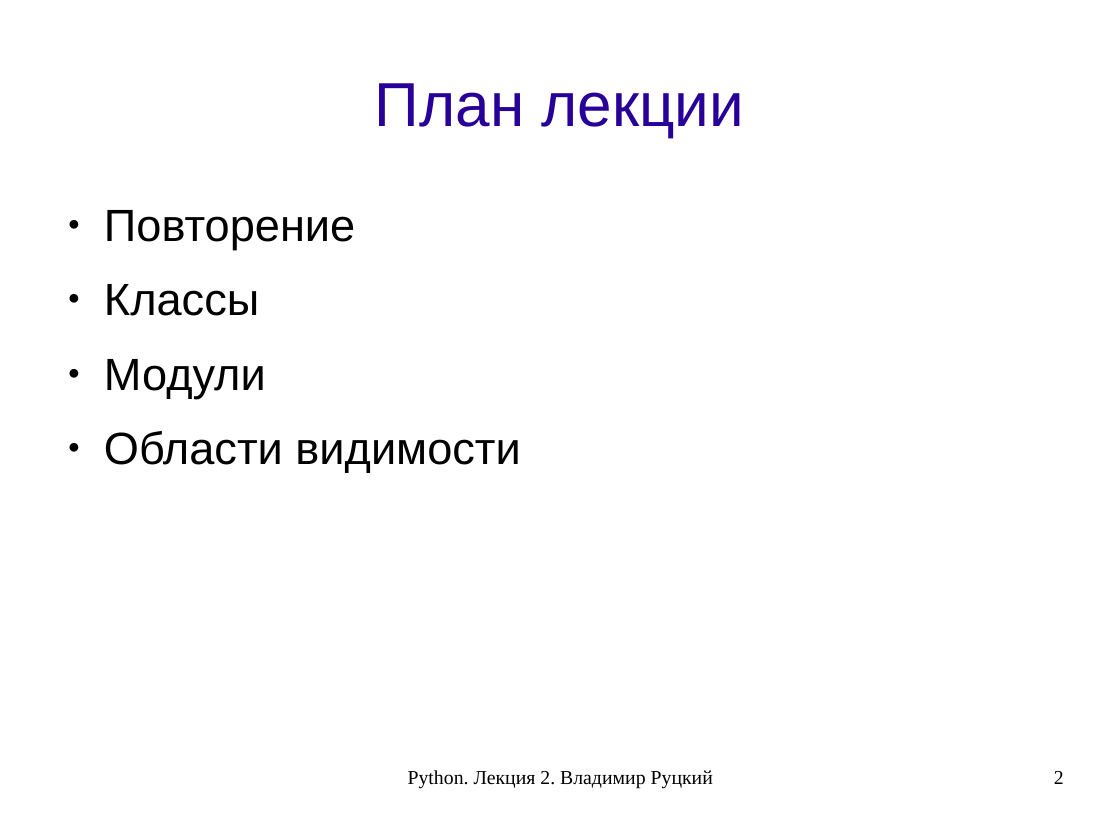
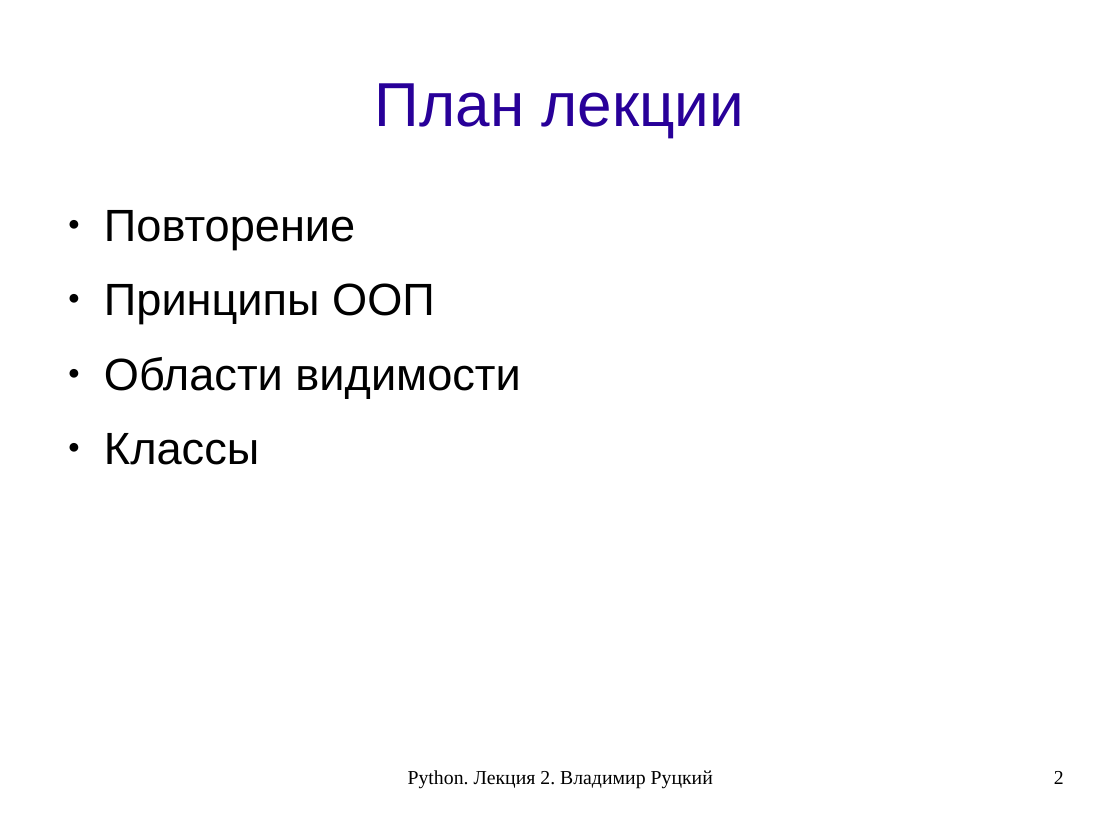
Before and after one commit to rutsky/python-course, a slide deck: slide 2 of 01_classes_modules.odp. Drawn at 1120x840 pixels with LibreOffice and Linux fonts; fonts in the diff are those of the drawing. Boxes give left, top, right and bottom in pixels: in the first picture for what was removed or moved away, otherwise in the second. Text is boxed around its words. In the diff, an @@ line names an element or a change of style, - is before the commit and + after.

```diff
--- a/01_classes_modules.odp
+++ b/01_classes_modules.odp
@@ text at [104, 283, 520, 398]: paragraphs added @@
+● Принципы ООП
+● Области видимости
@@ text at [104, 359, 520, 472]: paragraphs removed @@
-● Модули
-● Области видимости
```
Also in this commit, not shown: 3 other slides changed, 1 slide added.
